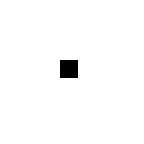
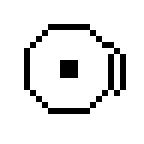
Revision of a layered 144×144 image; what changed, layer by layer:
painted on "Background" over [24, 24, 126, 114]
